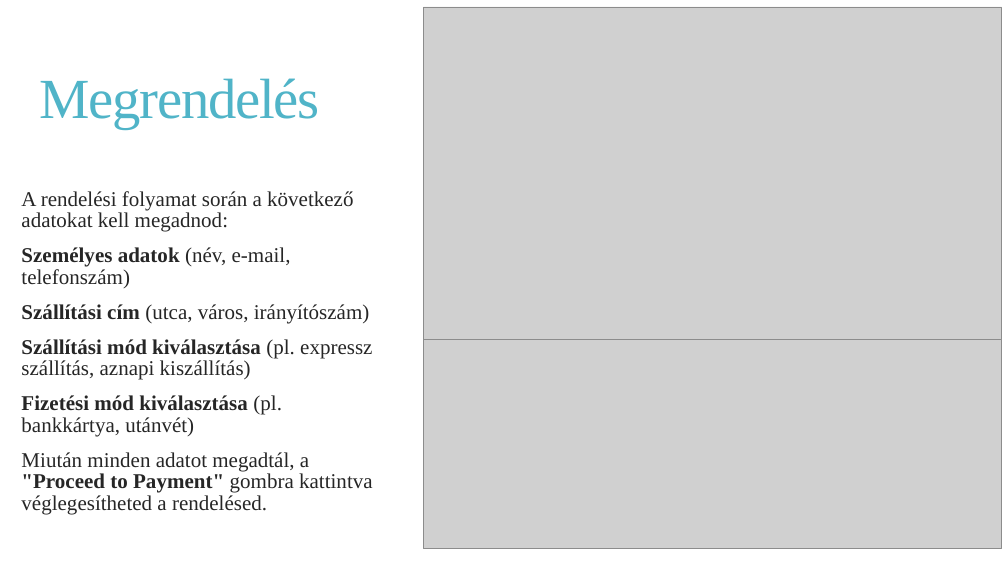
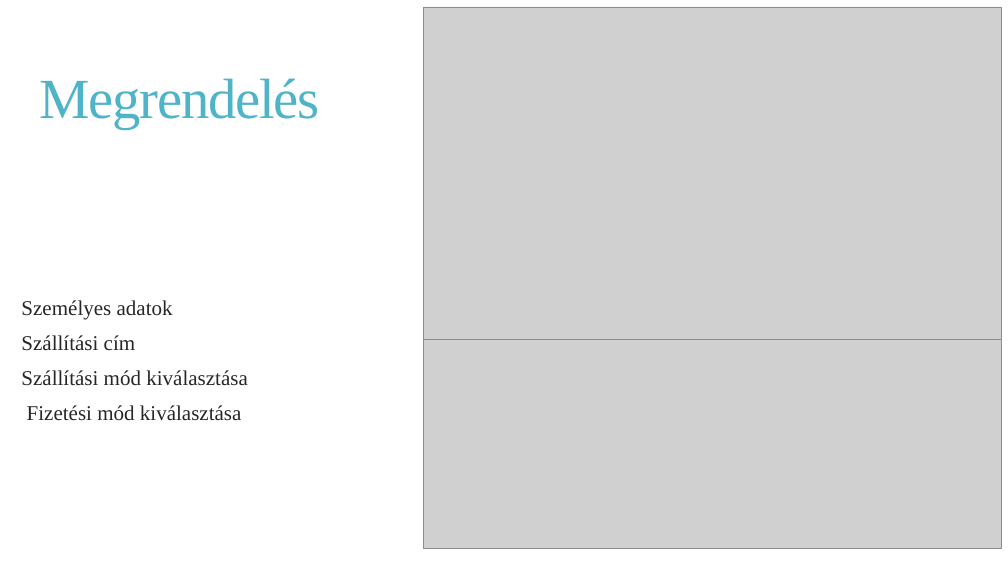
Before and after one commit to Racoonzz/car_shop, a slide deck: slide 10 of CarShoptprezentáció.pptx. Drawn at 1008x567 pixels with LibreOffice and Linux fonts; fonts in the diff are those of the drawing; grey boxes stand for pictures. Boxes give left, top, right and bottom in pixels: in the first picture for what was removed or moved away, otherwise in the second. Text is boxed around its words. In the diff, an @@ line names an element or a change of style, - is before the commit and + after.

```diff
--- a/CarShoptprezentáció.pptx
+++ b/CarShoptprezentáció.pptx
@@ text at (21,300,247,420): text changed @@
-  A rendelési folyamat során a következő adatokat kell megadnod:
-  Személyes adatok (név, e-mail, telefonszám)
-  Szállítási cím (utca, város, irányítószám)
-  Szállítási mód kiválasztása (pl. expressz szállítás, aznapi kiszállítás)
-  Fizetési mód kiválasztása (pl. bankkártya, utánvét)
-  Miután minden adatot megadtál, a "Proceed to Payment" gombra kattintva véglegesítheted a rendelésed.
+  Személyes adatok
+  Szállítási cím
+  Szállítási mód kiválasztása
+  Fizetési mód kiválasztása
```
Also in this commit, not shown: 16 other slides changed, 1 other file.
